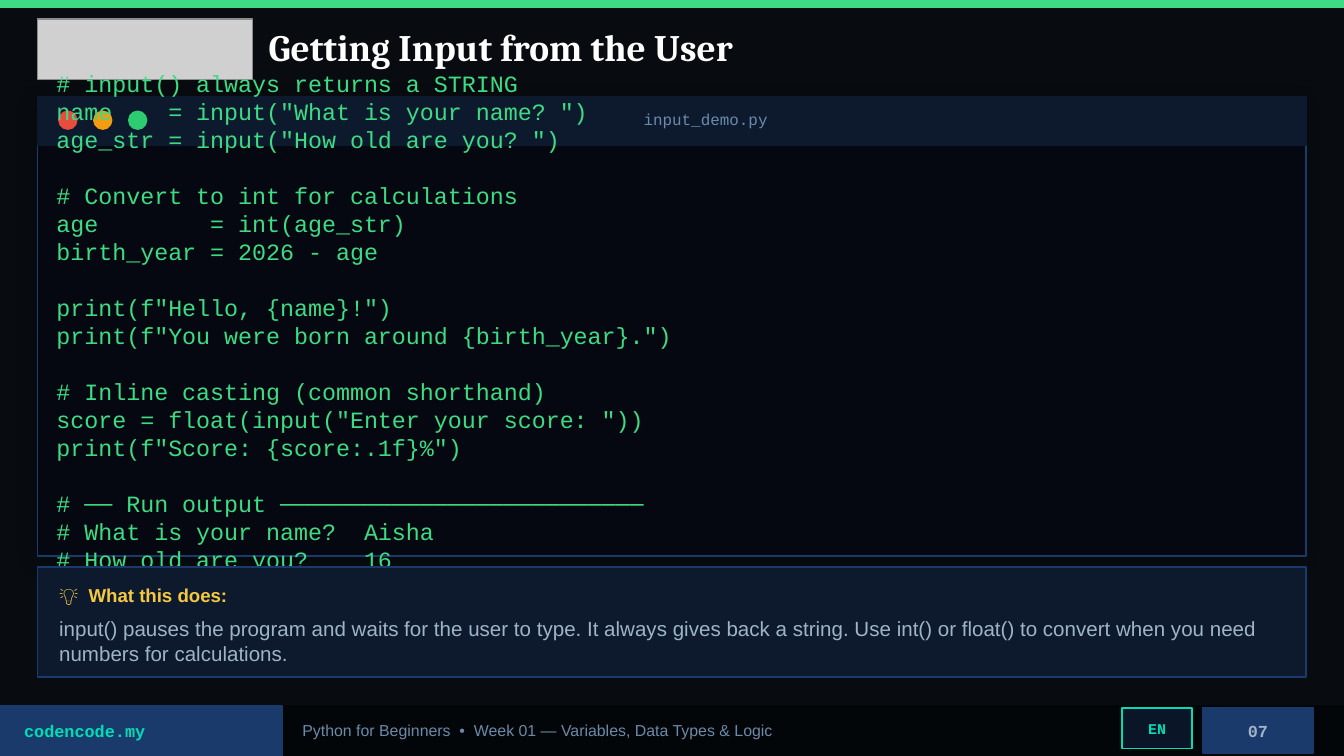
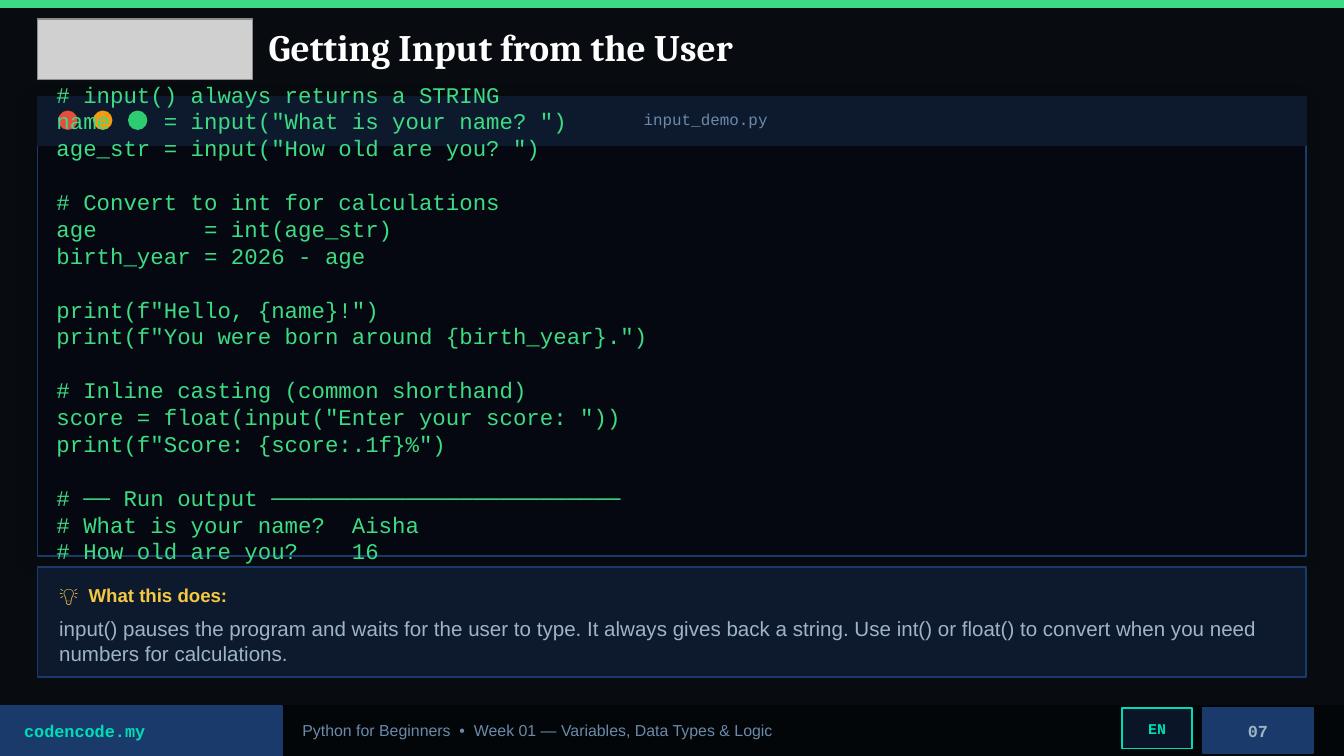
Before and after one commit to Sashakhoo/codencode, a slide deck: slide 7 of course materials/Lecture Notes/Python Slides/py_w01.pptx. Drawn at 1344x756 pixels with LibreOffice and Linux fonts; fonts in the diff are those of the drawing; grey boxes stand for pictures. Boxes give left, top, right and bottom in pixels: in the first picture for what was removed or moved away, otherwise in the second. Text is boxed around its words. In the diff, an @@ line names an element or a change of style, - is before the commit and + after.

```diff
--- a/course materials/Lecture Notes/Python Slides/py_w01.pptx
+++ b/course materials/Lecture Notes/Python Slides/py_w01.pptx
@@ text "# input() always returns a ..." at bbox=[56, 87, 647, 602]: size 12.5 to 12 pt @@
```
Also in this commit, not shown: 1 other slide changed, 10 other files.
